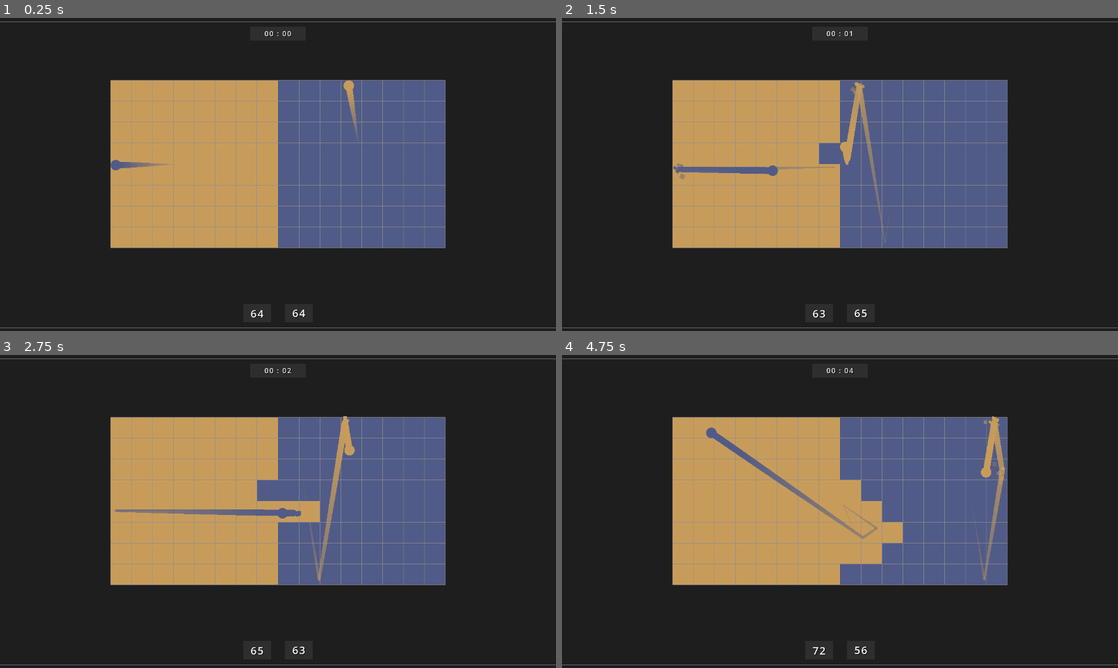
Above: before the commit, frames 1-4 (two rows, left to right).
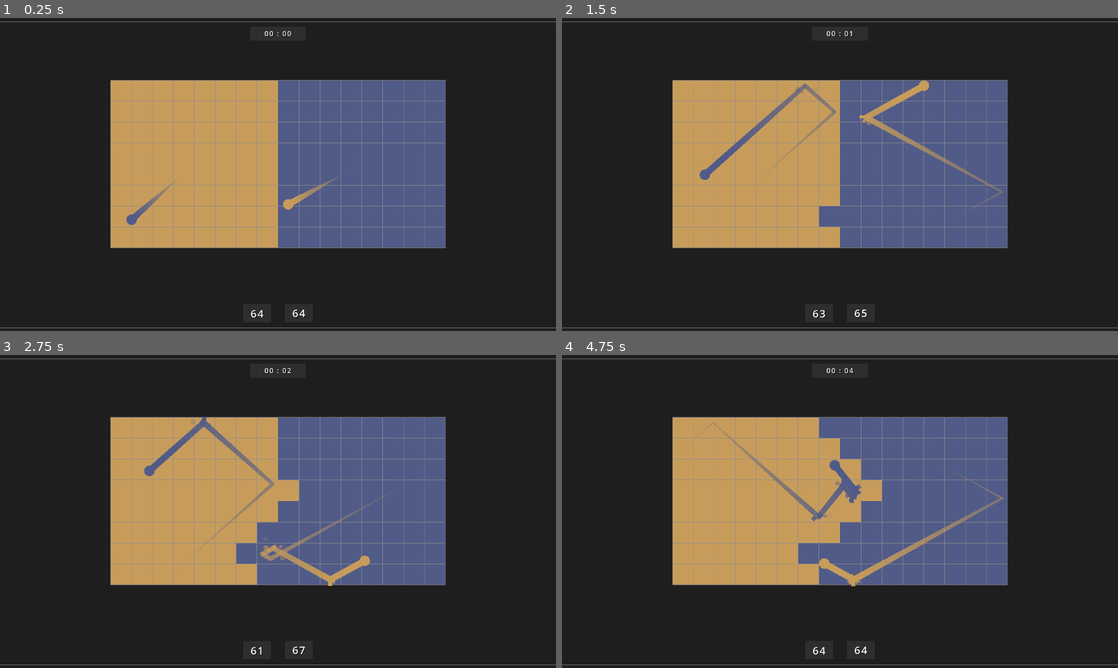
Above: after the commit, the same moments.

Repository: LiteFeather1/night-day-pong
Game: Godot game, scene res://scenes/main.tscn
Two runs of this game, one before a commit and one after it. Both use one fixed random seed, a clock stepped at 60 frames per second and the inputs below.
Inputs:
- Up to frame 1 (0.25 s): no input
- Up to frame 2 (1.5 s): no input
- Up to frame 3 (2.75 s): no input
- Up to frame 4 (4.75 s): no input

The runs differ from the first frame. In frame 1, 0.7% of the frame differs, in the area x 19-65%, y 20-67%; in frame 2, 2.8%; in frame 3, 4.2%; in frame 4, 5.2%, in the area x 25-80%, y 19-96%.

Commit message:
godot lost some serialization idk

Diff:
--- a/scenes/ball.gd
+++ b/scenes/ball.gd
@@ -31,9 +31,10 @@
 
 
 func set_id(id: int, c: Color) -> void:
-	set_collision_layer_value(id + 1, true)
+	var layer: int = id + 1
+	set_collision_layer_value(layer, true)
 
-	set_collision_mask_value(id + 1, true)
+	set_collision_mask_value(layer, true)
 	set_collision_mask_value(4 - id, true)
 
 	sprite_2d.modulate = c
--- a/scenes/main.gd
+++ b/scenes/main.gd
@@ -22,7 +22,7 @@
 @export var background_colour: Color = Color("1e1e1e")
 
 @export_group("Ball Settings")
-const ball_scene: PackedScene = preload("res://scenes/ball.tscn")
+const BALL_SCENE: PackedScene = preload("res://scenes/ball.tscn")
 @export var ball_amount: int = 1
 @export var ball_start_force: float = 2048
 @export var ball_scale: float = .5
@@ -38,7 +38,7 @@
 var trail_gradients: Array[Gradient]
 
 @export_group("Block Settings")
-const block_scene: PackedScene = preload("res://scenes/block.tscn")
+const BLOCK_SCENE: PackedScene = preload("res://scenes/block.tscn")
 var all_blocks: Array[Array] = [[], []]
 @export var block_scale: float = 1.0
 @export var scale_position: bool = false
@@ -92,10 +92,10 @@
 		parent_block.set_name("block_parent_%d" % i)
 		root.add_child.call_deferred(parent_block)
 		# set block
+		var player_offset = i * center_x + HALF_BLOCK_SIZE * scale_pos
 		for x in collums:
 			for y in rows:
-				var block: Block = block_scene.instantiate()
-				var player_offset = i * center_x + HALF_BLOCK_SIZE * scale_pos
+				var block: Block = BLOCK_SCENE.instantiate()
 				var x_pos = x * BLOCK_SIZE * scale_pos + player_offset
 				var y_pos = y * BLOCK_SIZE * scale_pos + HALF_BLOCK_SIZE * scale_pos
 				block.position = Vector2(x_pos, y_pos)
@@ -130,18 +130,18 @@
 		for y in amount_of_rows:
 			var x_pos = min_x_1 + (ball_padding * x)
 			var y_pos = min_y - (ball_padding * y)
-			var index = x * amount_per_col + y
-			spawn_ball(index, 0, Vector2(x_pos, y_pos))
-			spawn_ball(index, 1, Vector2(x_pos + center_x, y_pos))
+			var num = x * amount_per_col + y
+			spawn_ball(num, 0, Vector2(x_pos, y_pos))
+			spawn_ball(num, 1, Vector2(x_pos + center_x, y_pos))
 
 	var x_max_2 = min_x_1 + (ball_padding * remainder) + center_x
 	var spawned = (amount_per_col - 1) * amount_per_col + amount_of_rows
+	var y_ball_remainder_pos = min_y - (ball_padding * amount_of_rows)
 	for r in remainder:
 		var x_pos = min_x_1 + (ball_padding * r)
-		var y_pos = min_y - (ball_padding * amount_of_rows)
-		var index = spawned + r
-		spawn_ball(index, 0, Vector2(x_pos, y_pos))
-		spawn_ball(index, 1, Vector2(x_max_2 - (ball_padding * r), y_pos))
+		var num = spawned + r
+		spawn_ball(num, 0, Vector2(x_pos, y_ball_remainder_pos))
+		spawn_ball(num, 1, Vector2(x_max_2 - (ball_padding * r), y_ball_remainder_pos))
 
 	# Spawn ball hit particles
 	for i in 11 * amount_of_rows:
@@ -172,16 +172,18 @@
 		image.save_png(path)
 
 
-func spawn_ball(index: int, side_index: int, pos: Vector2) -> void:
-	var ball: Ball = ball_scene.instantiate()
-	ball.set_name("ball_%d" % index)
-	ball.set_id(side_index, colours[side_index])
-	ball.trail.set_gradient(trail_gradients[side_index])
+func spawn_ball(num: int, index: int, pos: Vector2) -> void:
+	var ball: Ball = BALL_SCENE.instantiate()
+	ball.set_name("ball_%d" % num)
+	ball.set_id(index, colours[index])
+	ball.trail.set_gradient(trail_gradients[index])
 	ball.trail.set_state(show_ball_trail)
 	ball.set_pos_scale(pos, ball_scale)
 	ball.on_hit.connect(on_ball_hit)
-	ball.launch(random_inside_unit_circle().normalized() * ball_start_force)
-	parents_ball[side_index].add_child.call_deferred(ball)
+	var theta = randf() * TAU
+	var random_inside_unit_circle = Vector2(cos(theta), sin(theta)) * sqrt(randf())
+	ball.launch(random_inside_unit_circle.normalized() * ball_start_force)
+	parents_ball[index].add_child.call_deferred(ball)
 
 
 func on_ball_hit(hit_point: Vector2, normal: Vector2, colour: Color) -> void:
@@ -205,11 +207,6 @@
 	ball_hit_particles.append(particle)
 
 
-func random_inside_unit_circle() -> Vector2:
-	var theta = randf() * TAU
-	return Vector2(cos(theta), sin(theta)) * sqrt(randf())
-
-
 func flip_block(block: Block) -> void:
 	var from = block.prev_layer - 3
 	var to = block.prev_layer % 2
